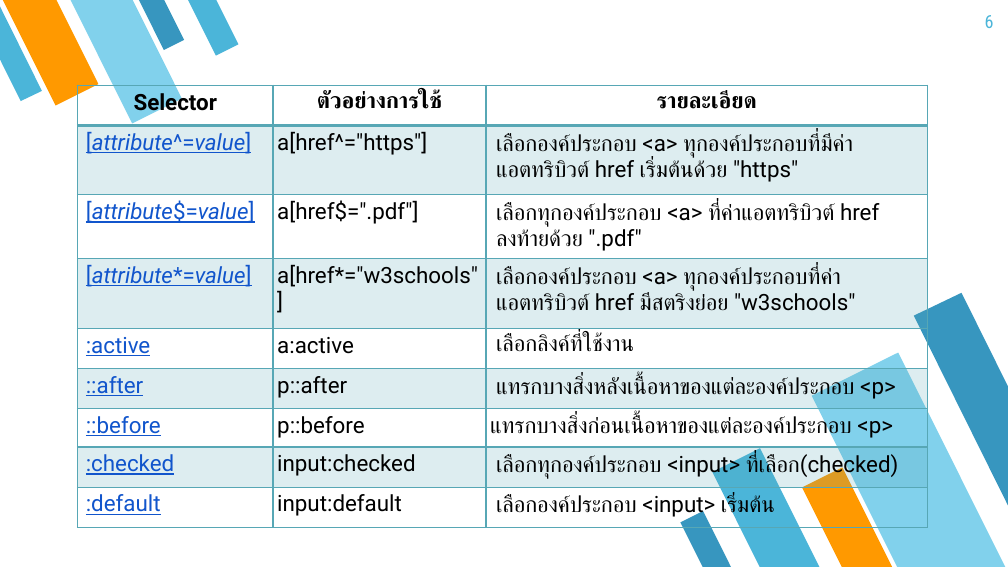
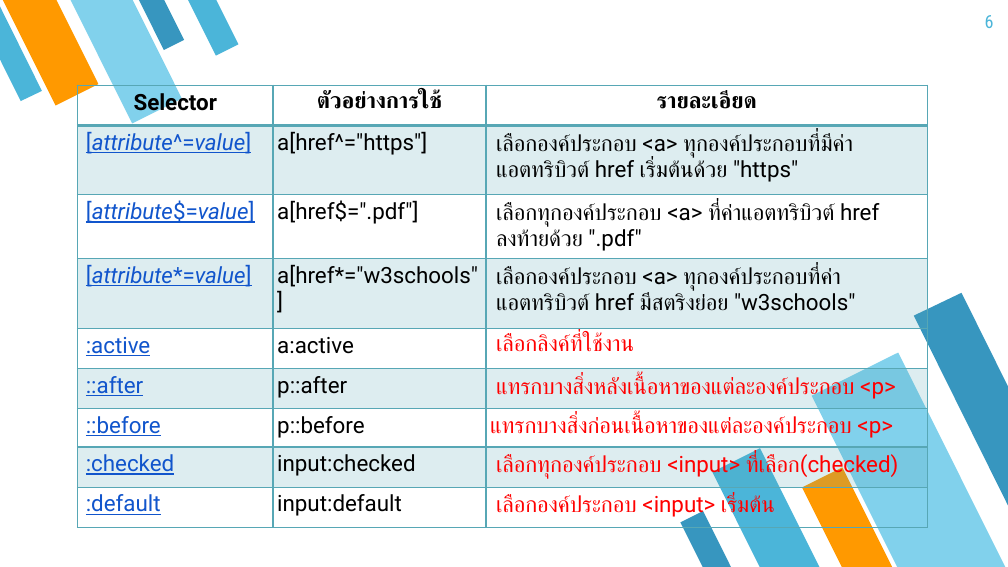
Before and after one commit to tinnakorn03/html5css3.code, a slide deck: slide 6 of file/CSS3.pptx. Drawn at 1008x567 pixels with LibreOffice and Linux fonts; fonts in the diff are those of the drawing. Boxes give left, top, right and bottom in pixels: in the first picture for what was removed or moved away, otherwise in the second. Text is boxed around its words. In the diff, an @@ line names an element or a change of style, - is before the commit and + after.

```diff
--- a/file/CSS3.pptx
+++ b/file/CSS3.pptx
@@ table at box(78, 86, 927, 524) @@
@@ text colour #000000 to #FF0000 in "เลือกลิงค์ที่ใช้งาน", "แทรกบางสิ่งหลังเนื้อหาของแต่ละองค์ประกอบ <p>", "แทรกบางสิ่งก่อนเนื้อหาของแต่ละองค์ประกอบ <p>", "เลือกทุกองค์ประกอบ <input> ที่เลือก(checked)" and 1 more places @@
```
Also in this commit, not shown: 11 other slides changed, 4 slides removed, 8 other files.
